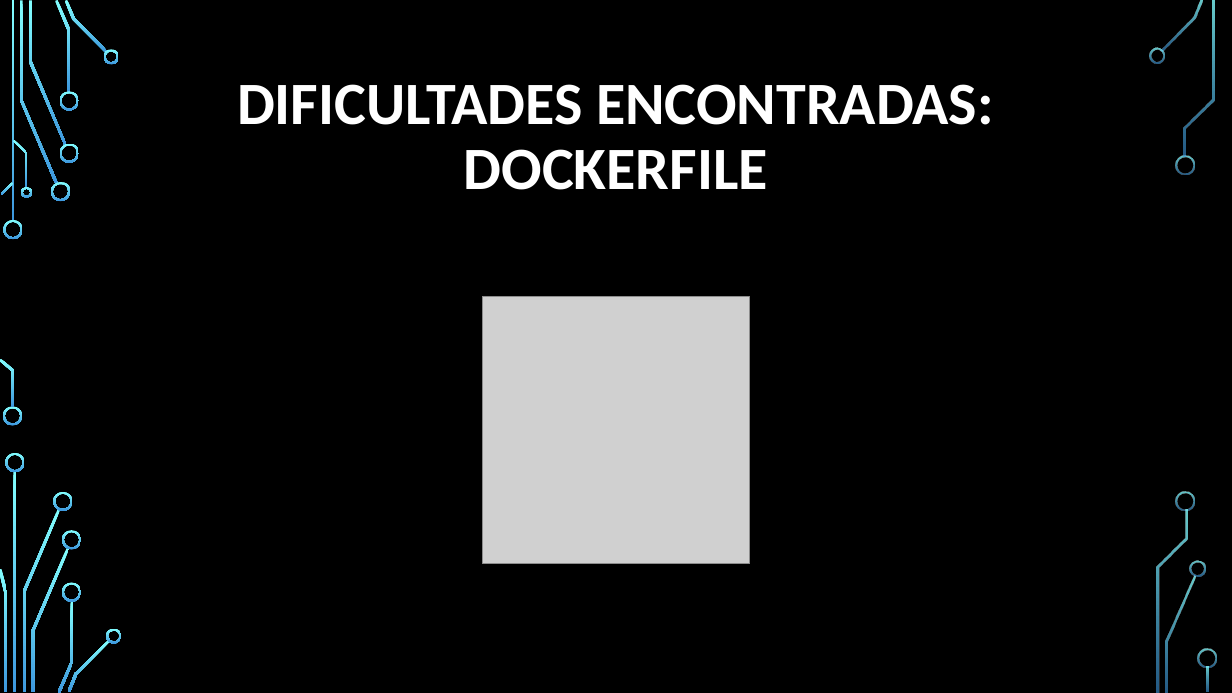
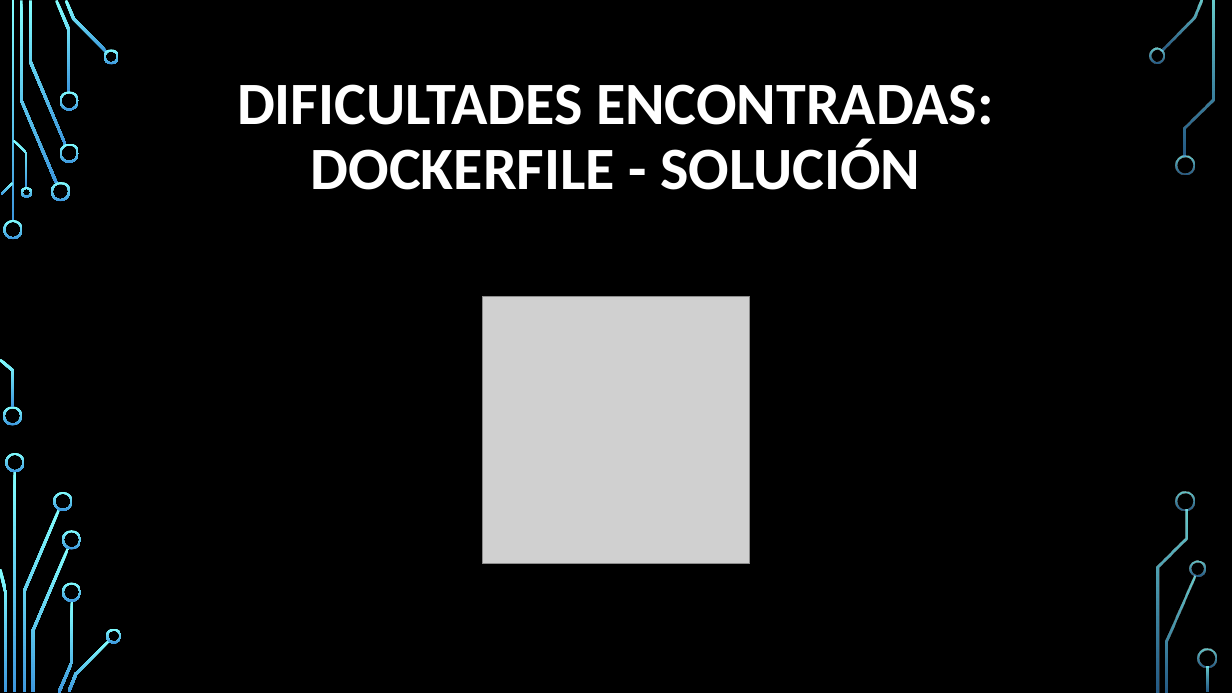
Before and after one commit to Fadria/SGE-Repte-00-Grup-B, a slide deck: slide 7 of Exposicions/Presentación 2 Docker y Python 3 Grupo B.pptx (slide 6 before the commit). Drawn at 1232x693 pixels with LibreOffice and Linux fonts; fonts in the diff are those of the drawing; grey boxes stand for pictures; background and template pictures are left out. Boxes give left, top, right and bottom in pixels: in the first picture for what was removed or moved away, otherwise in the second. Text is boxed around its words. In the diff, an @@ line names an element or a change of style, - is before the commit and + after.

```diff
--- a/Exposicions/Presentación 2 Docker y Python 3 Grupo B.pptx
+++ b/Exposicions/Presentación 2 Docker y Python 3 Grupo B.pptx
@@ title at [237, 84, 994, 190]: text changed @@
-DIFICULTADES ENCONTRADAS: DOCKERFILE
+DIFICULTADES ENCONTRADAS: DOCKERFILE - SOLUCIÓN
```
Also in this commit, not shown: 13 other slides changed, 2 slides added, 5 other files.
